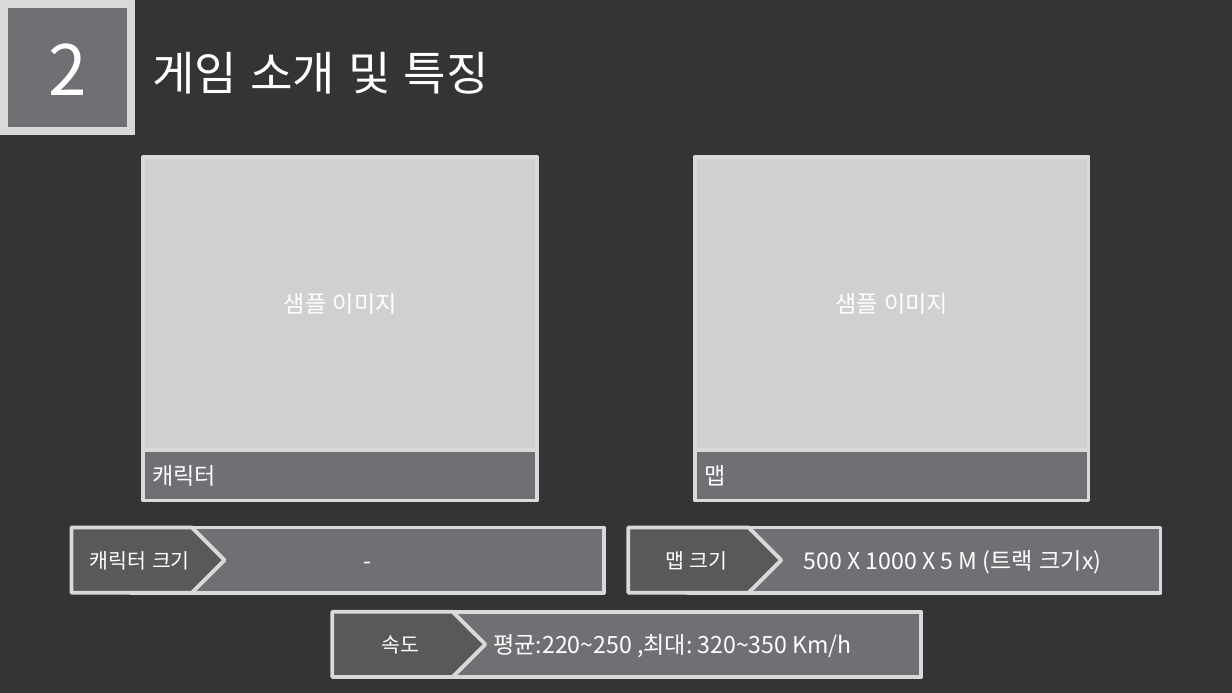
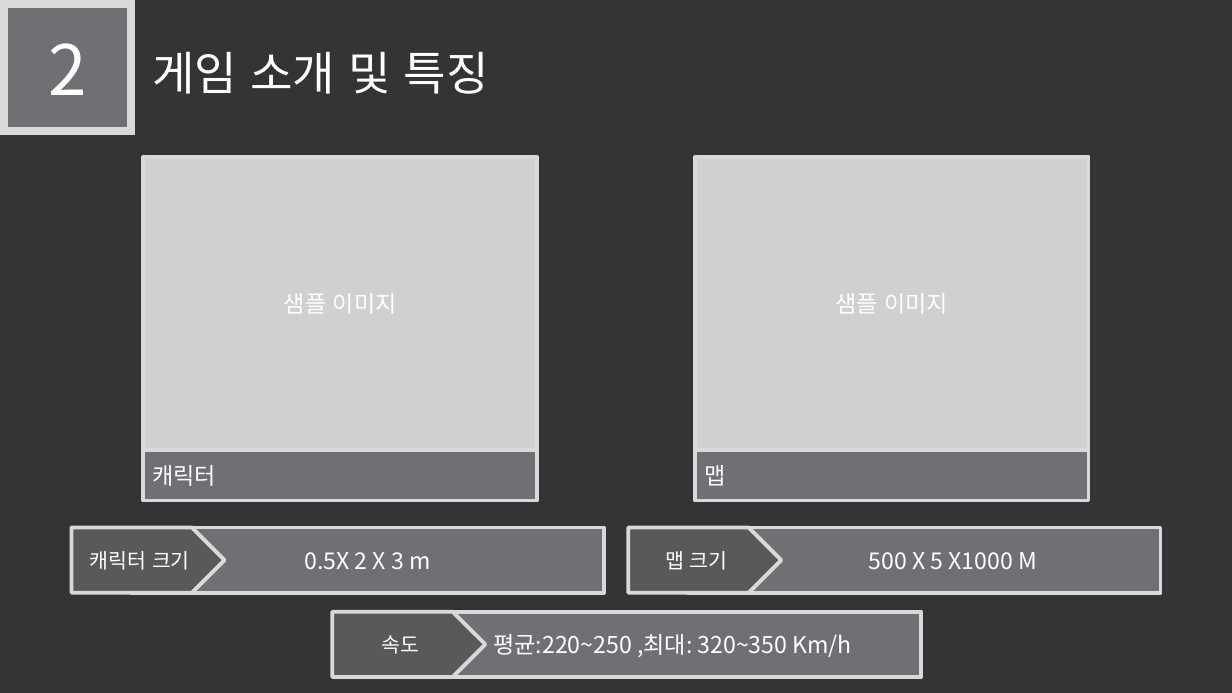
Before and after one commit to LEGO0937/Our_Project, a slide deck: slide 6 of 기획단계/졸작 제안서_α.pptx. Drawn at 1232x693 pixels with LibreOffice and Linux fonts; fonts in the diff are those of the drawing; grey boxes stand for pictures. Boxes give left, top, right and bottom in pixels: in the first picture for what was removed or moved away, otherwise in the second. Text is boxed around its words. In the diff, an @@ line names an element or a change of style, - is before the commit and + after.

```diff
--- a/기획단계/졸작 제안서_α.pptx
+++ b/기획단계/졸작 제안서_α.pptx
@@ text in rectangle at [304,552,430,569]: text changed @@
--
+0.5X 2 X 3 m
@@ text in rectangle at [868,552,1037,569]: text changed @@
-500 X 1000 X 5 M (트랙 크기x)
+500 X 5 X1000 M
```
